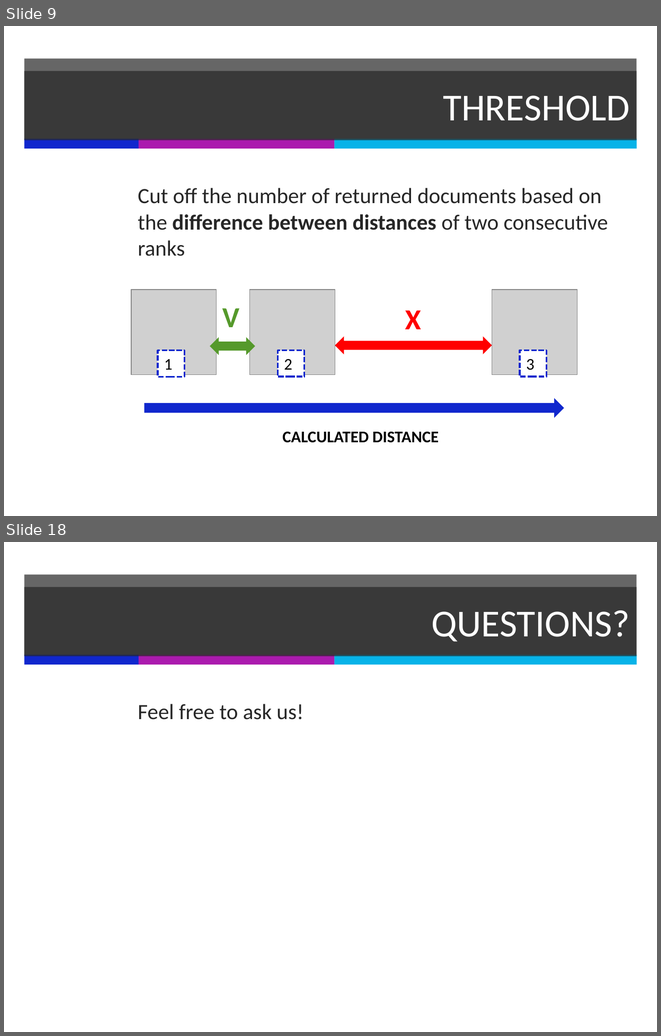
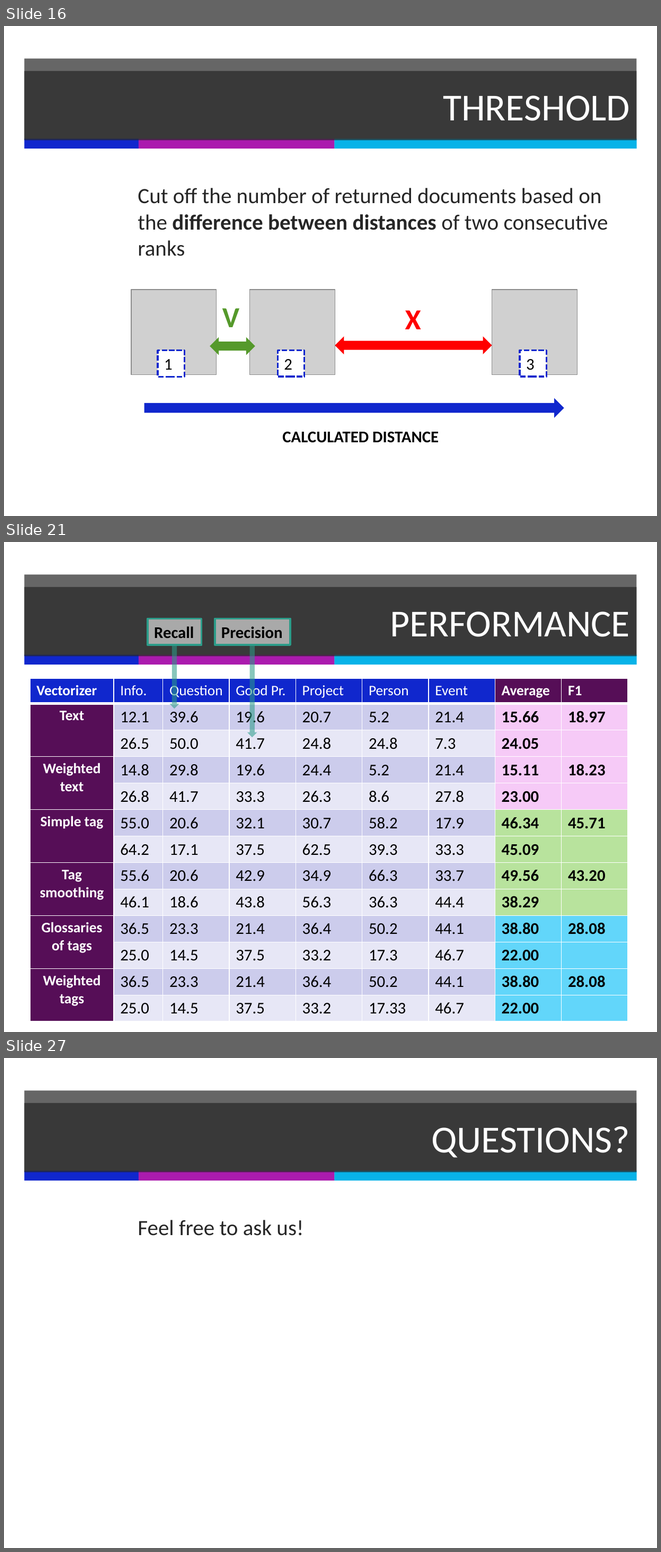
Before and after one commit to PerceptumNL/TweedejaarsProject, a slide deck: doc/finalpresentation.pptx. Shown one above the other, each under a label of ours: slides 9 and 18 before the commit, slides 16, 21 and 27 after it; the slides between them are not shown. The pictures are 661x1036 and 661x1552 pixels, drawn with LibreOffice and Linux fonts; fonts in the diff are those of the drawing; grey boxes stand for pictures. Boxes give left, top, right and bottom in pixels: in the first picture for what was removed or moved away, otherwise in the second. Text is boxed around its words. In the diff, an @@ line names an element or a change of style, - is before the commit and + after.

```diff
--- a/doc/finalpresentation.pptx
+++ b/doc/finalpresentation.pptx
@@ slide 21 added at box(4, 542, 657, 1032), background #FFFFFF; not listed: 4 template elements that a slide beside it also shows @@
@@ title added at box(24, 587, 637, 656), fill #262626 at 70% opacity, 42 pt, text #FFFFFF @@
+PERFORMANCE
@@ rectangle added at box(148, 618, 202, 644), fill #FFFFFF at 57% opacity, outline #2C9C89 2 pt, 18 pt, text #000000, bold @@
+Recall
@@ rectangle added at box(215, 618, 290, 644), fill #FFFFFF at 57% opacity, outline #2C9C89 2 pt, 18 pt, text #000000, bold @@
+Precision
@@ down arrow added at box(169, 645, 179, 708), fill #2C9C89 at 57% opacity @@
@@ down arrow added at box(247, 645, 257, 737), fill #2C9C89 at 57% opacity @@
@@ table added at box(30, 678, 629, 1017), 13 rows, 9 columns @@
+Vectorizer | Info. | Question | Good Pr. | Project | Person | Event | Average | F1
+Text | 12.1 | 39.6 | 19.6 | 20.7 | 5.2 | 21.4 | 15.66 | 18.97
+ | 26.5 | 50.0 | 41.7 | 24.8 | 24.8 | 7.3 | 24.05 | 
+Weighted text | 14.8 | 29.8 | 19.6 | 24.4 | 5.2 | 21.4 | 15.11 | 18.23
+ | 26.8 | 41.7 | 33.3 | 26.3 | 8.6 | 27.8 | 23.00 | 
+Simple tag | 55.0 | 20.6 | 32.1 | 30.7 | 58.2 | 17.9 | 46.34 | 45.71
+ | 64.2 | 17.1 | 37.5 | 62.5 | 39.3 | 33.3 | 45.09 | 
+Tag smoothing | 55.6 | 20.6 | 42.9 | 34.9 | 66.3 | 33.7 | 49.56 | 43.20
+ | 46.1 | 18.6 | 43.8 | 56.3 | 36.3 | 44.4 | 38.29 | 
+Glossaries of tags | 36.5 | 23.3 | 21.4 | 36.4 | 50.2 | 44.1 | 38.80 | 28.08
+ | 25.0 | 14.5 | 37.5 | 33.2 | 17.3 | 46.7 | 22.00 | 
+Weighted tags | 36.5 | 23.3 | 21.4 | 36.4 | 50.2 | 44.1 | 38.80 | 28.08
+ | 25.0 | 14.5 | 37.5 | 33.2 | 17.33 | 46.7 | 22.00 | 
@@ what was slide 9 is now slide 16 @@
@@ what was slide 18 is now slide 27 @@
```
Also in this commit, not shown: 3 slides changed, 13 other slides added, 5 slides removed, 1 other file.
